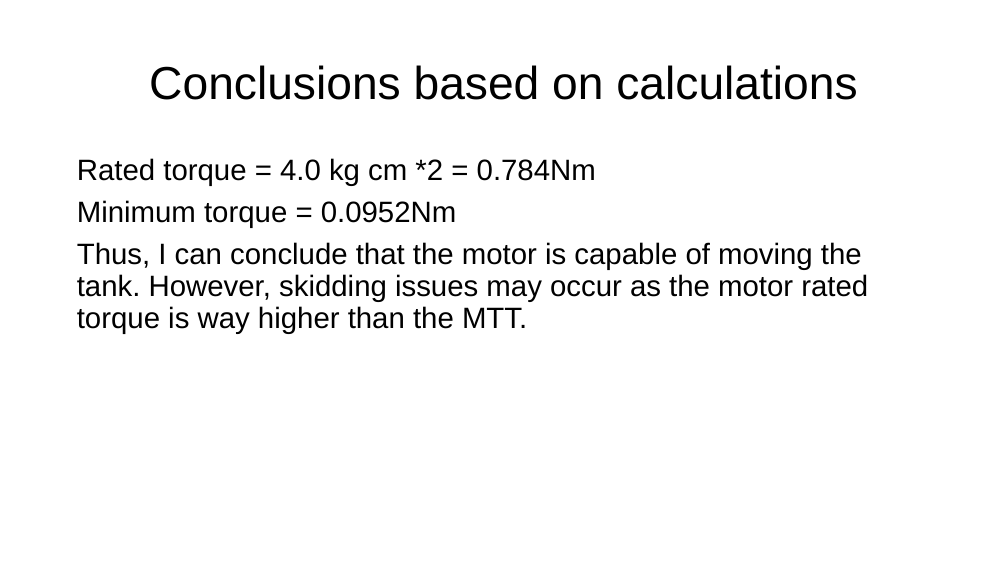
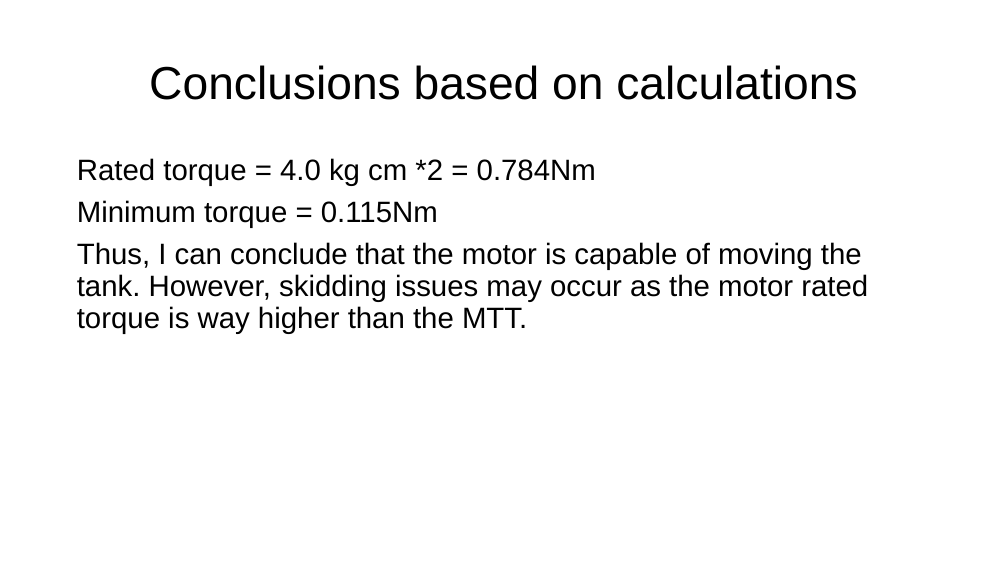
Before and after one commit to extinguishergeeks/xtinguisher.github.io, a slide deck: slide 16 of Tank Calculations.pptx. Drawn at 1008x567 pixels with LibreOffice and Linux fonts; fonts in the diff are those of the drawing. Boxes give left, top, right and bottom in pixels: in the first picture for what was removed or moved away, otherwise in the second. Text is boxed around its words. In the diff, an @@ line names an element or a change of style, - is before the commit and + after.

```diff
--- a/Tank Calculations.pptx
+++ b/Tank Calculations.pptx
@@ text at [77,200,438,228]: text changed @@
-Minimum torque = 0.0952Nm
+Minimum torque = 0.115Nm
```
Also in this commit, not shown: 6 other slides changed.
